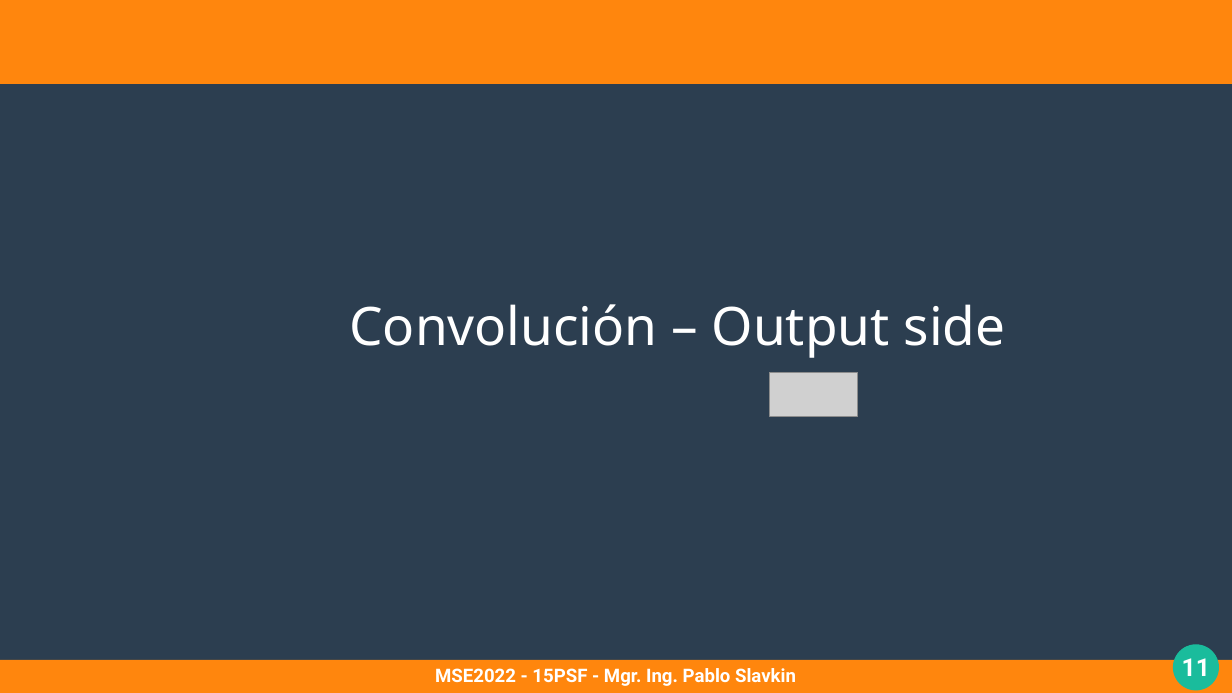
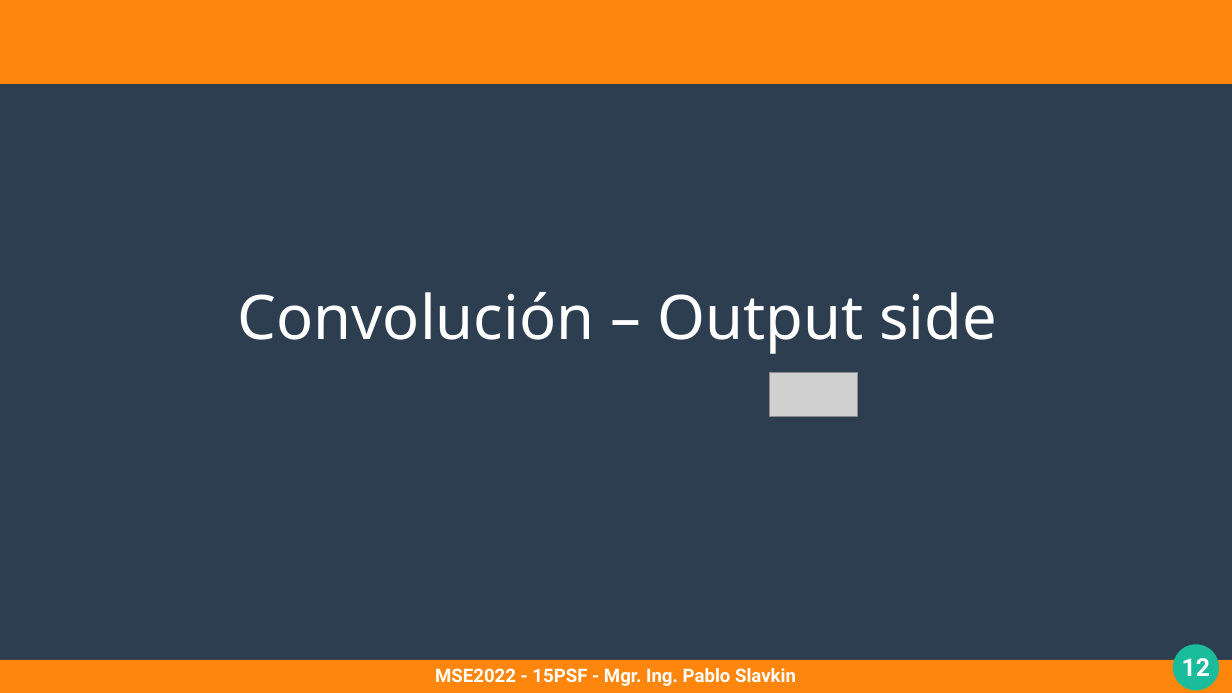
Before and after one commit to pslavkin/psf_2022, a slide deck: slide 12 of clases/5_clase/5_clase.odp (slide 11 before the commit). Drawn at 1232x693 pixels with LibreOffice and Linux fonts; fonts in the diff are those of the drawing; grey boxes stand for pictures. Boxes give left, top, right and bottom in pixels: in the first picture for what was removed or moved away, otherwise in the second. Text is boxed around its words. In the diff, an @@ line names an element or a change of style, - is before the commit and + after.

```diff
--- a/clases/5_clase/5_clase.odp
+++ b/clases/5_clase/5_clase.odp
@@ text "Convolución – Output side": place and size @@
-text "Convolución – Output side" at (349, 304, 1006, 358)
+text "Convolución – Output side" at (238, 292, 997, 354)
@@ text "Convolución – Output side" at (238, 292, 997, 354): size 34.2 to 39.6 pt @@
@@ page number at (1182, 658, 1210, 676): text changed @@
-11
+12
```
Also in this commit, not shown: 8 other slides changed, 2 slides added, 1 slide removed, 15 other files.
